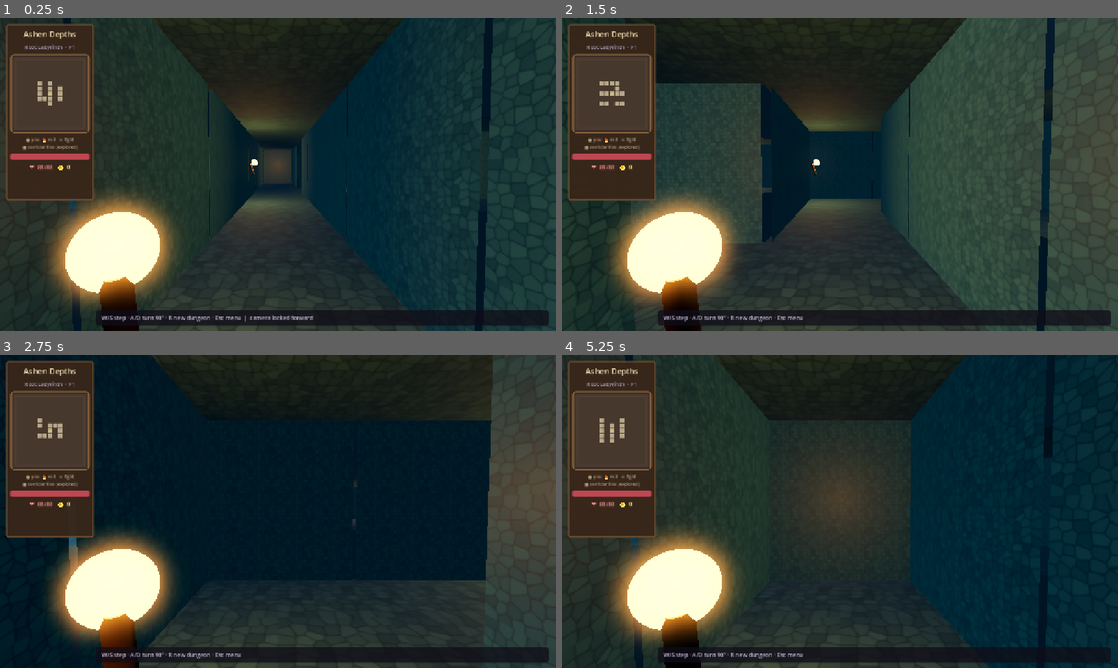
Above: before the commit, frames 1-4 (two rows, left to right).
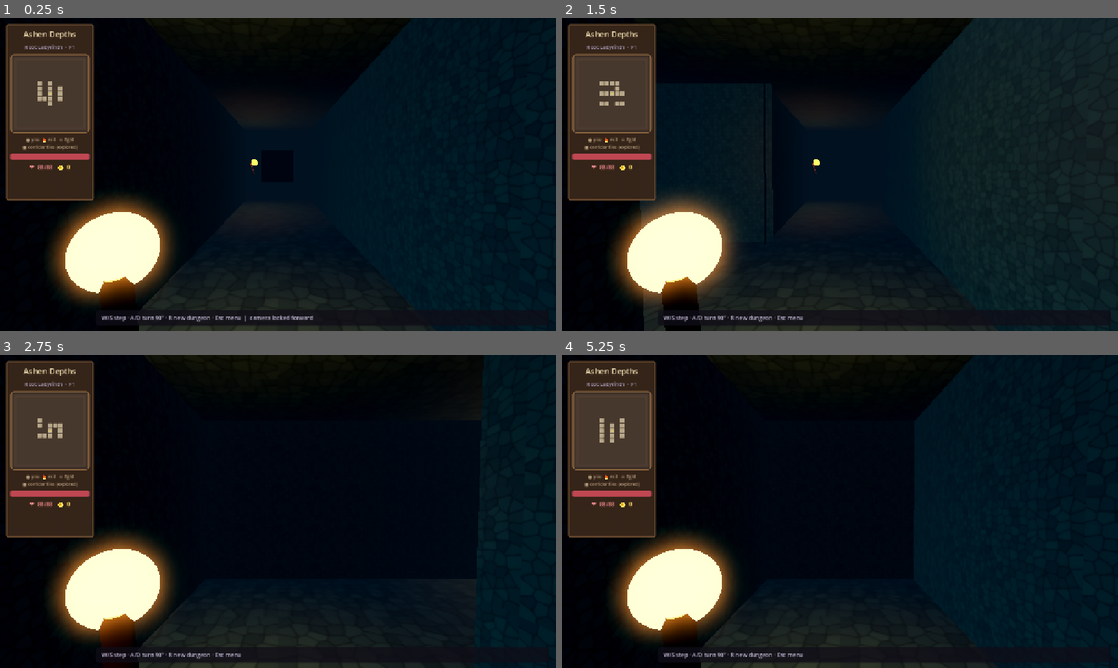
Above: after the commit, the same moments.

Repository: maikalpandas-lgtm/ashen-depths
Game: Godot game, scene res://scenes/main.tscn
The game is run twice, just before and just after one commit, with the same random seed, the same clock (stepped at 60 frames per second) and the same inputs.
Inputs:
- Up to frame 1 (0.25 s): no input
- Up to frame 2 (1.5 s): tap Enter at 0.5 s; hold R (regenerate_dungeon) 0.53-1.28 s; hold W (move_forward) from 0.53 s (still down); tap Space at 1.25 s; tap R (regenerate_dungeon) at 1.35 s
- Up to frame 3 (2.75 s): keep holding W (move_forward); tap Enter at 2 s; hold R (regenerate_dungeon) from 2.03 s (still down)
- Up to frame 4 (5.25 s): keep holding W (move_forward); tap Space at 2.75, 4.25 s; release R (regenerate_dungeon) at 2.78 s; tap R (regenerate_dungeon) at 2.85, 4.35 s; tap Enter at 3.5 s; hold R (regenerate_dungeon) 3.53-4.28 s; hold R (regenerate_dungeon) from 5.03 s (still down)

The runs differ from the first frame. In frame 1, 53% of the frame differs, in the area x 0-100%, y 0-100%; in frame 2, 65%; in frame 3, 37%; in frame 4, 42%.

Commit message:
fix: close wall seams and enable depth fog
Overlap floor/wall/ceiling panels to kill black slits.
Switch to depth fog (1.5–11m) so tunnels haze like the ref.

Diff:
--- a/scenes/main.tscn
+++ b/scenes/main.tscn
@@ -7,32 +7,36 @@
 
 [sub_resource type="Environment" id="Environment_fog"]
 background_mode = 1
-background_color = Color(0.04, 0.08, 0.12, 1)
+background_color = Color(0.02, 0.04, 0.07, 1)
 ambient_light_source = 2
-ambient_light_color = Color(0.25, 0.4, 0.48, 1)
-ambient_light_energy = 0.28
+ambient_light_color = Color(0.18, 0.28, 0.34, 1)
+ambient_light_energy = 0.18
 tonemap_mode = 2
 glow_enabled = true
-glow_intensity = 0.35
-glow_bloom = 0.08
+glow_intensity = 0.28
+glow_bloom = 0.05
 fog_enabled = true
-fog_light_color = Color(0.06, 0.12, 0.16, 1)
-fog_sun_scatter = 0.05
-fog_density = 0.055
-fog_aerial_perspective = 0.45
-fog_sky_affect = 0.85
+fog_mode = 1
+fog_light_color = Color(0.05, 0.09, 0.13, 1)
+fog_sun_scatter = 0.0
+fog_density = 1.0
+fog_aerial_perspective = 0.6
+fog_sky_affect = 1.0
 fog_height = 0.0
 fog_height_density = 0.0
+fog_depth_curve = 0.85
+fog_depth_begin = 1.5
+fog_depth_end = 11.0
 adjustment_enabled = true
-adjustment_brightness = 1.0
-adjustment_contrast = 1.04
-adjustment_saturation = 1.05
+adjustment_brightness = 0.98
+adjustment_contrast = 1.05
+adjustment_saturation = 1.02
 
 [sub_resource type="CameraAttributesPractical" id="CameraAttributesPractical_1"]
 dof_blur_far_enabled = true
-dof_blur_far_distance = 14.0
-dof_blur_far_transition = 8.0
-dof_blur_amount = 0.08
+dof_blur_far_distance = 9.0
+dof_blur_far_transition = 5.0
+dof_blur_amount = 0.12
 
 [sub_resource type="StyleBoxFlat" id="StyleBoxFlat_left"]
 bg_color = Color(0.22, 0.15, 0.1, 0.95)
--- a/scripts/dungeon_generator.gd
+++ b/scripts/dungeon_generator.gd
@@ -413,40 +413,39 @@
 ## Art-first: floor/wall/ceiling as textured planes (painted look) + solid colliders.
 ## PlaneMesh is XZ facing +Y — floor needs NO rotate; ceiling flips 180° on X.
 func _build_art_corridor() -> void:
+	## Overlap all panels slightly so seams never open (black cracks).
+	var floor_span := cell_size * 1.08
 	for y in range(grid_height):
 		for x in range(grid_width):
 			if not _is_walkable(_get_cell(x, y)):
 				continue
 			var world := cell_to_world(Vector2i(x, y))
-			# Floor visual (horizontal)
+			# Floor — slight Y lift so wall bottoms tuck under
 			_add_plane(
 				geometry_root,
-				world + Vector3(0, 0.0, 0),
-				Vector2(cell_size * 1.02, cell_size * 1.02),
+				world + Vector3(0, 0.01, 0),
+				Vector2(floor_span, floor_span),
 				_floor_mat,
 				Vector3(0, 0, 0),
 				false
 			)
-			# Thick floor collider (cannot fall through)
 			_add_solid_box(
 				world + Vector3(0, -0.25, 0),
-				Vector3(cell_size * 1.05, 0.5, cell_size * 1.05)
+				Vector3(cell_size * 1.1, 0.5, cell_size * 1.1)
 			)
-			# Ceiling visual — flip so texture faces down into corridor
+			# Ceiling overlaps walls
 			_add_plane(
 				geometry_root,
-				world + Vector3(0, wall_height, 0),
-				Vector2(cell_size * 1.02, cell_size * 1.02),
+				world + Vector3(0, wall_height - 0.01, 0),
+				Vector2(floor_span, floor_span),
 				_ceiling_mat,
 				Vector3(180, 0, 0),
 				false
 			)
-			# Ceiling blocker (optional safety)
 			_add_solid_box(
 				world + Vector3(0, wall_height + 0.2, 0),
-				Vector3(cell_size * 1.05, 0.4, cell_size * 1.05)
+				Vector3(cell_size * 1.1, 0.4, cell_size * 1.1)
 			)
-			# Walls
 			_maybe_wall_plane(x, y, 1, 0, world)
 			_maybe_wall_plane(x, y, -1, 0, world)
 			_maybe_wall_plane(x, y, 0, 1, world)
@@ -456,25 +455,34 @@
 func _maybe_wall_plane(x: int, y: int, dx: int, dy: int, world: Vector3) -> void:
 	if _is_walkable(_get_cell(x + dx, y + dy)):
 		return
-	# Inset slightly from cell edge → less face-plant into texture, less z-fight with neighbor
-	var edge := cell_size * 0.5 - 0.12
+	# Flush to cell edge; width > cell so neighbors overlap (no vertical slits)
+	var edge := cell_size * 0.5 - 0.02
 	var pos := world + Vector3(float(dx) * edge, wall_height * 0.5, float(dy) * edge)
 	var into := Vector3(-float(dx), 0.0, -float(dy))
-	_add_wall_plane(pos, into, cell_size * 0.98, wall_height * 0.98, _wall_mat)
+	# 8% wider + a bit taller than cell so seams close with floor/ceiling
+	_add_wall_plane(pos, into, cell_size * 1.1, wall_height + 0.12, _wall_mat)
 
 
 func _add_wall_plane(pos: Vector3, face_into: Vector3, width: float, height: float, mat: Material) -> void:
-	## Single-sided wall (into corridor only) — no double-plane z-fight.
+	## Single-sided wall into corridor; overlapping width kills slits.
 	var mi := MeshInstance3D.new()
 	var st := SurfaceTool.new()
 	st.begin(Mesh.PRIMITIVE_TRIANGLES)
 	var hw := width * 0.5
 	var hh := height * 0.5
-	# UV tiles 2×2 for mip stability
-	_quad_uv(st, Vector3(-hw, -hh, 0), Vector3(hw, -hh, 0), Vector3(hw, hh, 0), Vector3(-hw, hh, 0), Vector3(0, 0, 1), 2.0)
+	var tile_u := width / cell_size * 2.0
+	var tile_v := height / wall_height * 2.0
+	_quad_uv_rect(
+		st,
+		Vector3(-hw, -hh, 0), Vector3(hw, -hh, 0), Vector3(hw, hh, 0), Vector3(-hw, hh, 0),
+		Vector3(0, 0, 1),
+		tile_u, tile_v
+	)
 	mi.mesh = st.commit()
 	mi.material_override = mat
 	mi.cast_shadow = GeometryInstance3D.SHADOW_CASTING_SETTING_OFF
+	# Prefer closer polygons when they overlap (seams)
+	mi.sorting_offset = 0.01
 
 	var yaw := 0.0
 	if absf(face_into.x) > 0.5:
@@ -484,8 +492,35 @@
 	mi.transform = Transform3D(Basis.from_euler(Vector3(0, yaw, 0)), pos)
 	geometry_root.add_child(mi)
 
-	var col_size := Vector3(width, height, 0.4) if absf(face_into.z) > 0.5 else Vector3(0.4, height, width)
-	_add_solid_box(pos + face_into * -0.05, col_size)
+	var col_size := Vector3(width, height, 0.45) if absf(face_into.z) > 0.5 else Vector3(0.45, height, width)
+	_add_solid_box(pos + face_into * -0.08, col_size)
+
+
+func _quad_uv_rect(
+	st: SurfaceTool,
+	a: Vector3, b: Vector3, c: Vector3, d: Vector3,
+	n: Vector3,
+	u_tile: float,
+	v_tile: float
+) -> void:
+	st.set_normal(n)
+	st.set_uv(Vector2(0, v_tile))
+	st.add_vertex(a)
+	st.set_normal(n)
+	st.set_uv(Vector2(u_tile, v_tile))
+	st.add_vertex(b)
+	st.set_normal(n)
+	st.set_uv(Vector2(u_tile, 0))
+	st.add_vertex(c)
+	st.set_normal(n)
+	st.set_uv(Vector2(0, v_tile))
+	st.add_vertex(a)
+	st.set_normal(n)
+	st.set_uv(Vector2(u_tile, 0))
+	st.add_vertex(c)
+	st.set_normal(n)
+	st.set_uv(Vector2(0, 0))
+	st.add_vertex(d)
 
 
 func _quad_uv(st: SurfaceTool, a: Vector3, b: Vector3, c: Vector3, d: Vector3, n: Vector3, tile: float) -> void:
@@ -629,10 +664,10 @@
 	holder.add_child(flame)
 
 	var light := OmniLight3D.new()
-	light.light_color = Color(1.0, 0.7, 0.38)
-	light.light_energy = 3.2
-	light.omni_range = 7.5
-	light.omni_attenuation = 1.4
+	light.light_color = Color(1.0, 0.65, 0.32)
+	light.light_energy = 2.6
+	light.omni_range = 5.5
+	light.omni_attenuation = 1.7
 	light.position = Vector3(0, 0.25, -0.3)
 	holder.add_child(light)
 
--- a/scripts/player_controller.gd
+++ b/scripts/player_controller.gd
@@ -34,7 +34,7 @@
 	if camera:
 		camera.fov = 70.0
 		camera.near = 0.08
-		camera.far = 36.0  # fog eats the rest — less far aliasing
+		camera.far = 22.0  # depth fog ends ~11m; cut far clutter
 	_spawn_view_torch()
 
 
@@ -74,10 +74,10 @@
 	holder.add_child(flame)
 
 	var light := OmniLight3D.new()
-	light.light_color = Color(1.0, 0.68, 0.35)
-	light.light_energy = 2.8
-	light.omni_range = 6.5
-	light.omni_attenuation = 1.5
+	light.light_color = Color(1.0, 0.65, 0.32)
+	light.light_energy = 2.4
+	light.omni_range = 5.0
+	light.omni_attenuation = 1.8
 	light.position = Vector3(0, 0.16, 0)
 	holder.add_child(light)
 
